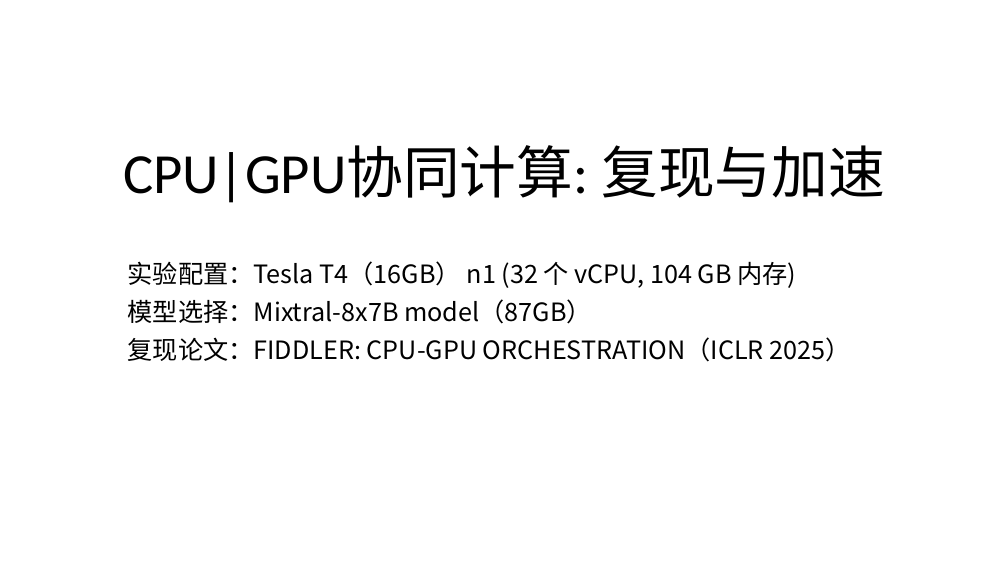
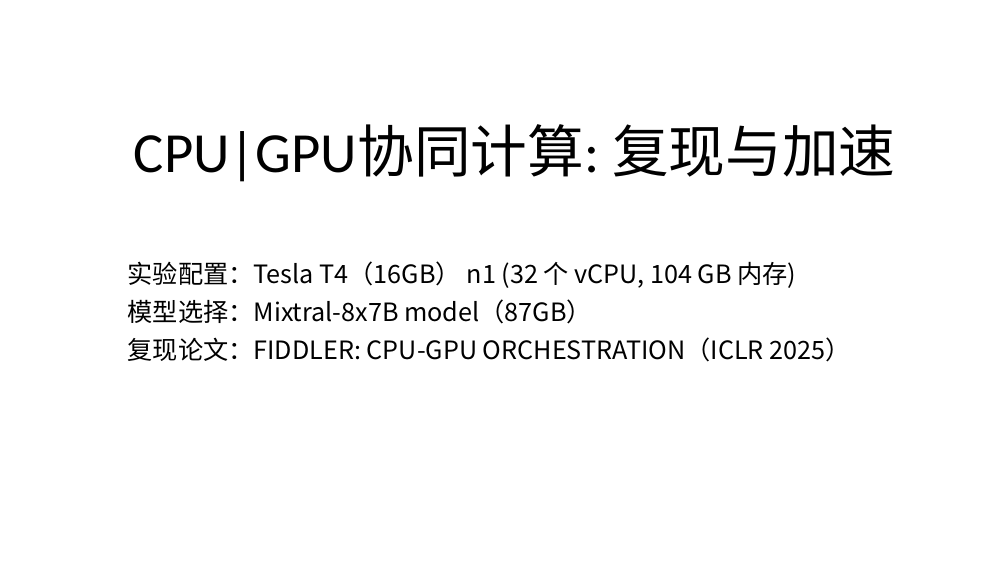
Before and after one commit to yyj6666667/fiddler, a slide deck: slide 1 of CPU.pptx. Drawn at 1008x567 pixels with LibreOffice and Linux fonts; fonts in the diff are those of the drawing. Boxes give left, top, right and bottom in pixels: in the first picture for what was removed or moved away, otherwise in the second. Text is boxed around its words. In the diff, an @@ line names an element or a change of style, - is before the commit and + after.

Commit message:
doc: update ppt

```diff
--- a/CPU.pptx
+++ b/CPU.pptx
@@ title "CPU|GPU协同计算: 复现与加速": place and size @@
-title "CPU|GPU协同计算: 复现与加速" at box(123, 145, 884, 203)
+title "CPU|GPU协同计算: 复现与加速" at box(134, 124, 895, 182)
```
Also in this commit, not shown: 6 slides added, 3 slides removed.
